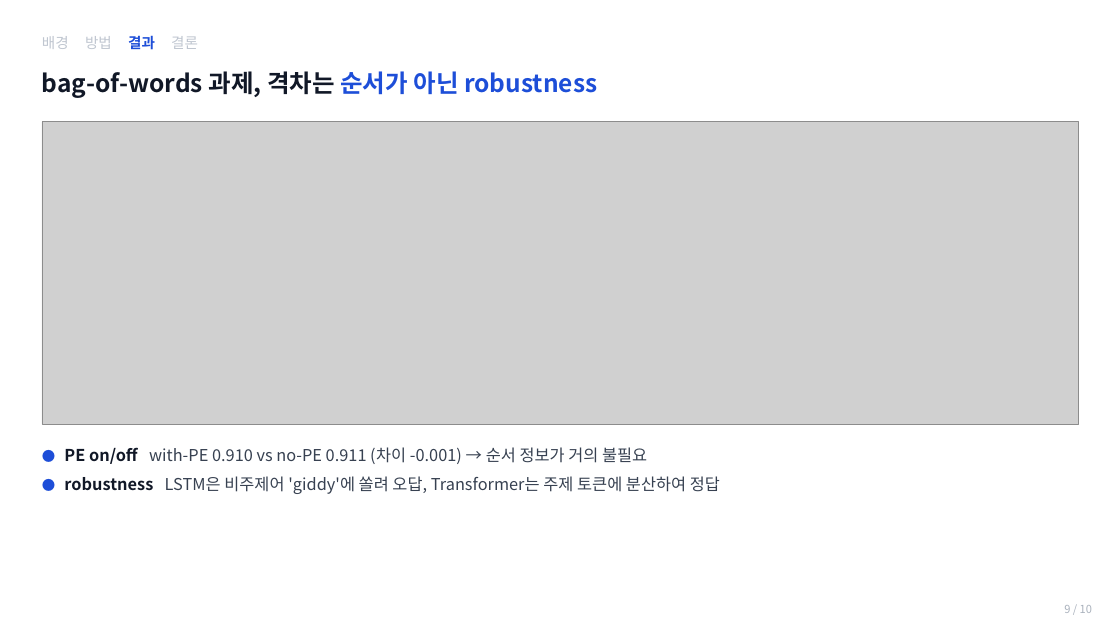
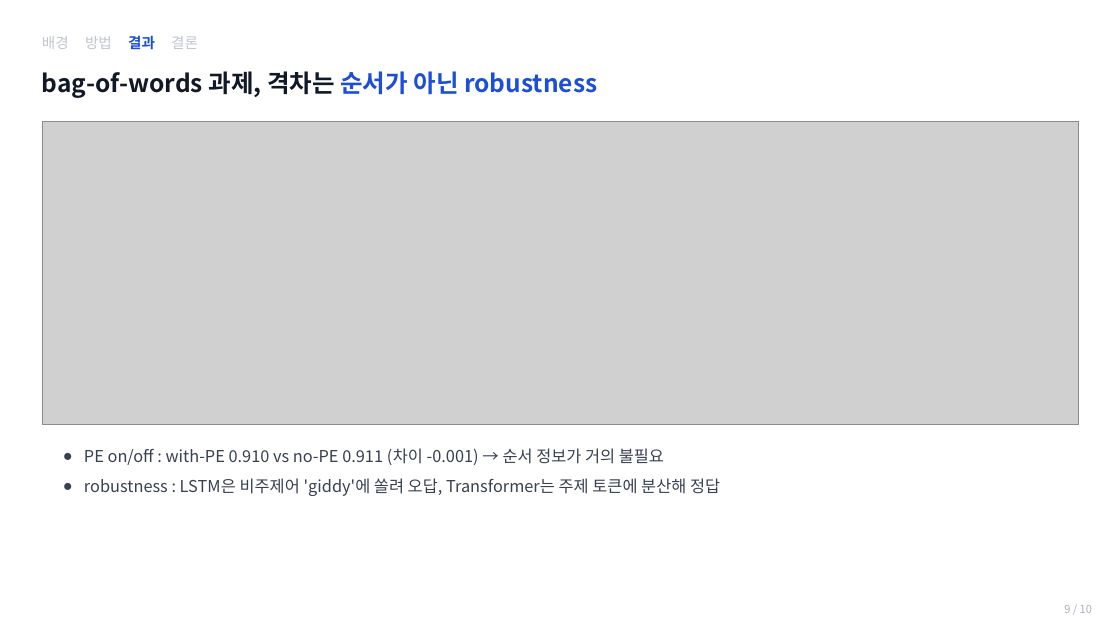
Before and after one commit to jihunz/deeplearning2, a slide deck: slide 9 of term-project-lstm-vs-transformer-agnews/deliverables/5_presentation_v2.pptx. Drawn at 1120x630 pixels with LibreOffice and Linux fonts; fonts in the diff are those of the drawing; grey boxes stand for pictures. Boxes give left, top, right and bottom in pixels: in the first picture for what was removed or moved away, otherwise in the second. Text is boxed around its words. In the diff, an @@ line names an element or a change of style, - is before the commit and + after.

```diff
--- a/term-project-lstm-vs-transformer-agnews/deliverables/5_presentation_v2.pptx
+++ b/term-project-lstm-vs-transformer-agnews/deliverables/5_presentation_v2.pptx
@@ text at (x1=84, y1=448, x2=720, y2=496): text changed @@
-  ● PE on/off with-PE 0.910 vs no-PE 0.911 (차이 -0.001) → 순서 정보가 거의 불필요
-  ● robustness LSTM은 비주제어 'giddy'에 쏠려 오답, Transformer는 주제 토큰에 분산하여 정답
+  ● PE on/off : with-PE 0.910 vs no-PE 0.911 (차이 -0.001) → 순서 정보가 거의 불필요
+  ● robustness : LSTM은 비주제어 'giddy'에 쏠려 오답, Transformer는 주제 토큰에 분산해 정답
```
Also in this commit, not shown: 8 other slides changed, 1 other file.
